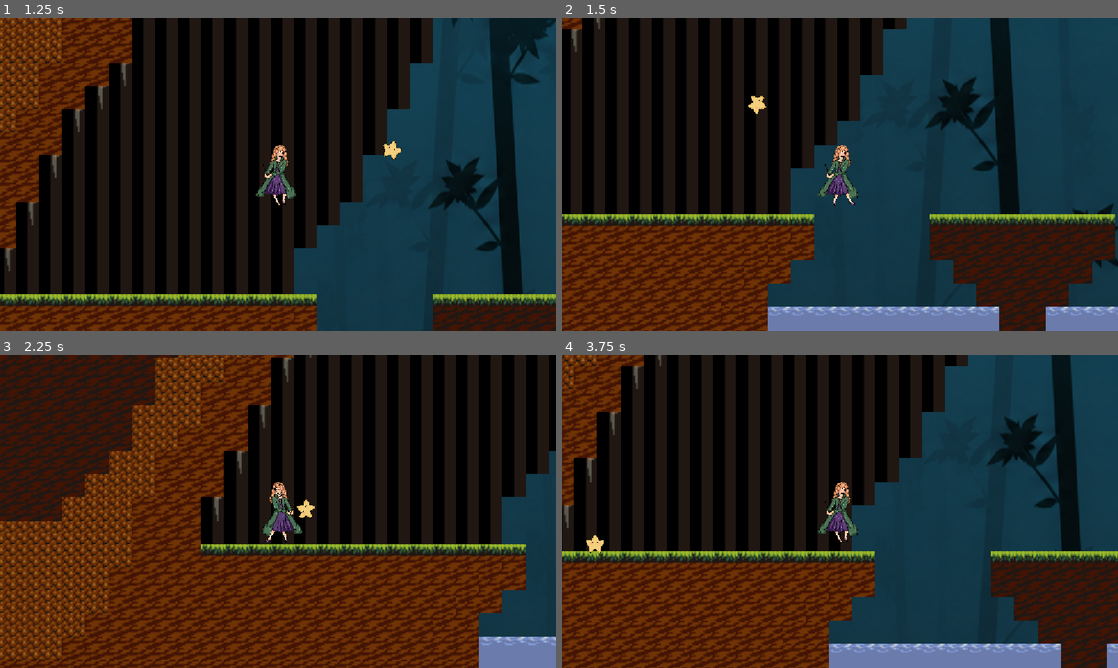
Above: before the commit, frames 1-4 (two rows, left to right).
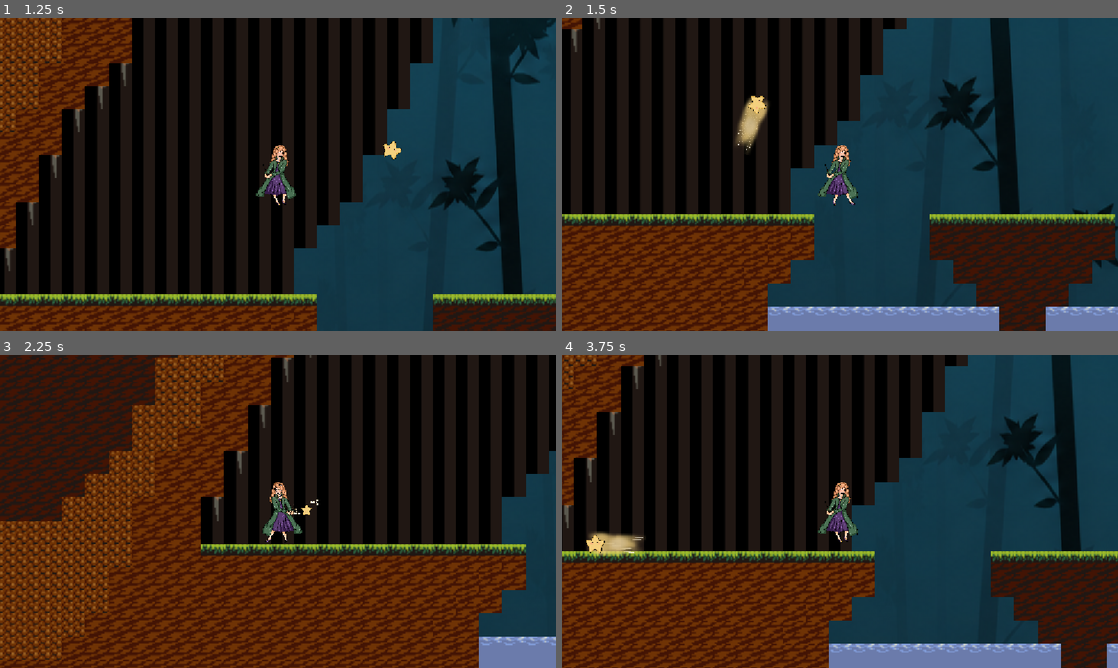
Above: after the commit, the same moments.

Repository: marist-spc/Wanderstar
Game: Godot game, scene res://level1.tscn
Two runs of this game, one before a commit and one after it. Both use one fixed random seed, a clock stepped at 60 frames per second and the inputs below.
Inputs (mouse positions are in pixels of both pictures, inside the frame that each line leads up to):
- Up to frame 1 (1.25 s): tap Enter at 0.5 s; move the mouse to (400, 158) at 0.52 s; hold D (move_right) from 0.53 s (still down); hold Right mouse button (move_star) from 0.53 s (still down); tap Space (jump) at 0.77 s
- Up to frame 2 (1.5 s): keep holding D (move_right); move the mouse to (728, 190) at 1.27 s; release Right mouse button (move_star) at 1.28 s; click (728, 190) at 1.35 s
- Up to frame 3 (2.25 s): tap Space (jump) at 1.52 s; move the mouse to (333, 442) at 2.02 s; release D (move_right) at 2.03 s; hold A (move_left) from 2.03 s (still down); hold Q (star_return) from 2.03 s (still down)
- Up to frame 4 (3.75 s): move the mouse to (812, 574) at 2.77 s; release A (move_left) at 2.78 s; release Q (star_return) at 2.78 s; hold D (move_right) from 2.78 s (still down); right-click (812, 574) at 2.85 s; tap Space (jump) at 3.02 s; move the mouse to (1006, 558) at 3.52 s; click (1006, 558) at 3.6 s

Frame 1 is identical in both runs. In frame 2, 0.5% of the frame differs, in the area x 31-38%, y 25-44%; in frame 3, 0.1%; in frame 4, 0.5%.

Commit message:
animations and such

Diff:
--- a/star.gd
+++ b/star.gd
@@ -4,11 +4,14 @@
 
 func _ready():
 	$Node2D/AttackHitbox.disabled = true
+	$Node2D/AttackAnimation.hide()
+	$AnimatedSprite2D.play("idle")
 
 func _on_wander_recall(pos):
 	pos.x += 20
 	position = pos
 	target_position = pos
+	$AnimatedSprite2D.play("teleport")
 
 func _on_wander_star_move(pos):
 	target_position = pos
@@ -42,9 +45,12 @@
 func _on_wander_star_attack():
 	#creates attack HB and starts a timer to recall the HB
 	$Node2D/AttackHitbox.disabled = false
+	$Node2D/AttackAnimation.show()
 	$"Attack Timer".start()
+	$AttackSound.play()
 
 
 func _on_attack_timer_timeout():
 	#after amt of time end the attack
 	$Node2D/AttackHitbox.disabled = true
+	$Node2D/AttackAnimation.hide()
--- a/star.tscn
+++ b/star.tscn
@@ -1,7 +1,16 @@
 [gd_scene format=3 uid="uid://dlv7yaovjclgg"]
 
 [ext_resource type="Script" uid="uid://ck7t3bt5romst" path="res://star.gd" id="1_46ao5"]
+[ext_resource type="Texture2D" uid="uid://bhvqto8b75p18" path="res://art/yellow star attack beam.PNG" id="2_0ar2v"]
 [ext_resource type="Texture2D" uid="uid://cgqr6tyl082ad" path="res://art/IMG_6537.PNG" id="2_e2x7v"]
+[ext_resource type="Texture2D" uid="uid://d3wk8txacactm" path="res://art/Yellow star teleport 1.PNG" id="3_d7oe7"]
+[ext_resource type="Texture2D" uid="uid://buw2t8bqnnpqf" path="res://art/Yellow star teleport 2.PNG" id="4_dvwch"]
+[ext_resource type="Texture2D" uid="uid://bfx6qovbtid4g" path="res://art/Shrunken yellow star 1.PNG" id="4_ou736"]
+[ext_resource type="Texture2D" uid="uid://dcvo4uxi6sdlr" path="res://art/Yellow star teleport 3 (1).PNG" id="5_fi5u8"]
+[ext_resource type="Texture2D" uid="uid://c7xjtnwjro4iu" path="res://art/Shrunken yellow star 2.PNG" id="5_frsb1"]
+[ext_resource type="Texture2D" uid="uid://dnws26r0rrsj7" path="res://art/Yellow star teleport 4.PNG" id="6_0ar2v"]
+[ext_resource type="Texture2D" uid="uid://cuv8jvsepy2l3" path="res://art/Shrunken yellow star 3.PNG" id="6_w0tmw"]
+[ext_resource type="AudioStream" uid="uid://coa8djq3fb3sj" path="res://art/Star attack.mp3" id="8_ynkmc"]
 
 [sub_resource type="RectangleShape2D" id="RectangleShape2D_wjtt2"]
 size = Vector2(17.142857, 14.285713)
@@ -18,6 +27,35 @@
 "loop": 1,
 "name": &"idle",
 "speed": 5.0
+}, {
+"frames": [{
+"duration": 1.0,
+"texture": ExtResource("4_ou736")
+}, {
+"duration": 1.0,
+"texture": ExtResource("5_frsb1")
+}, {
+"duration": 1.0,
+"texture": ExtResource("6_w0tmw")
+}, {
+"duration": 1.0,
+"texture": ExtResource("3_d7oe7")
+}, {
+"duration": 1.0,
+"texture": ExtResource("4_dvwch")
+}, {
+"duration": 1.0,
+"texture": ExtResource("5_fi5u8")
+}, {
+"duration": 1.0,
+"texture": ExtResource("6_0ar2v")
+}, {
+"duration": 1.0,
+"texture": ExtResource("2_e2x7v")
+}],
+"loop": 0,
+"name": &"teleport",
+"speed": 15.0
 }]
 
 [node name="Star" type="CharacterBody2D" unique_id=33048179]
@@ -39,6 +77,12 @@
 scale = Vector2(5, 1.5)
 shape = SubResource("RectangleShape2D_qpdv0")
 
+[node name="AttackAnimation" type="Sprite2D" parent="Node2D" unique_id=1438961231]
+position = Vector2(15, 0)
+scale = Vector2(0.018, 0.009)
+texture = ExtResource("2_0ar2v")
+flip_h = true
+
 [node name="Attack Timer" type="Timer" parent="." unique_id=1097621042]
 wait_time = 0.3
 one_shot = true
@@ -46,6 +90,11 @@
 [node name="AnimatedSprite2D" type="AnimatedSprite2D" parent="." unique_id=1780112394]
 scale = Vector2(0.01, 0.01)
 sprite_frames = SubResource("SpriteFrames_qpdv0")
-animation = &"idle"
+animation = &"teleport"
+frame = 7
+frame_progress = 1.0
+
+[node name="AttackSound" type="AudioStreamPlayer2D" parent="." unique_id=1828472815]
+stream = ExtResource("8_ynkmc")
 
 [connection signal="timeout" from="Attack Timer" to="." method="_on_attack_timer_timeout"]
Binary file added: art/Shrunken yellow star 1.PNG
Not shown, added: art/Shrunken yellow star 1.PNG.import
Binary file added: art/Shrunken yellow star 2.PNG
Not shown, added: art/Shrunken yellow star 2.PNG.import
Binary file added: art/Shrunken yellow star 3.PNG
Not shown, added: art/Shrunken yellow star 3.PNG.import
Not shown, added: art/Star attack.mp3.import
Binary file added: art/Yellow star teleport 1.PNG
Not shown, added: art/Yellow star teleport 1.PNG.import
Binary file added: art/Yellow star teleport 2.PNG
Not shown, added: art/Yellow star teleport 2.PNG.import
Binary file added: art/Yellow star teleport 3 (1).PNG
(and 6 more such lines)
